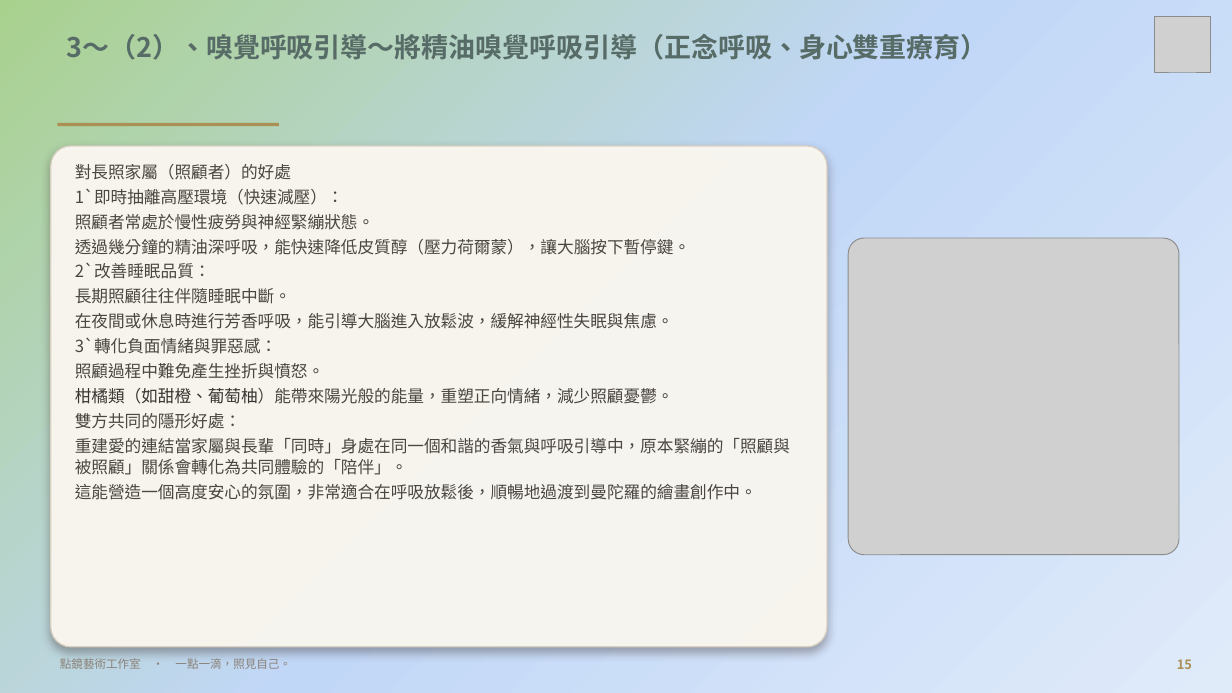
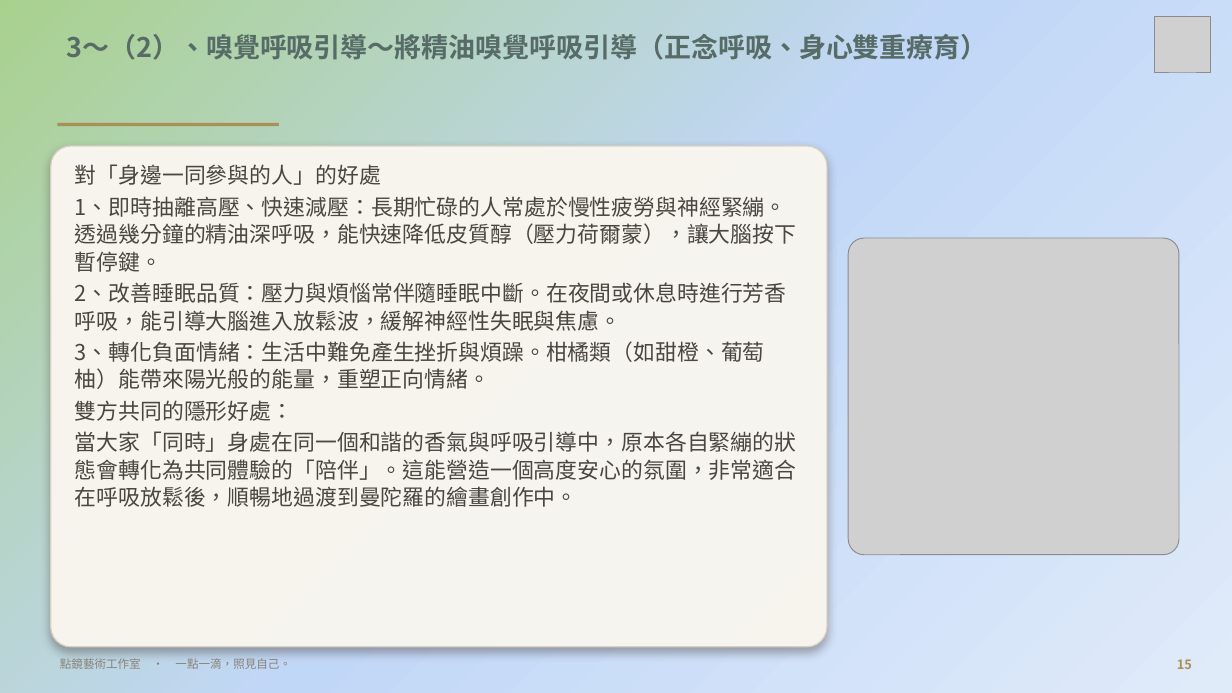
Before and after one commit to serina168/mandala-beginner, a slide deck: slide 15 of 繽紛五感體驗曼陀羅書籤畫_課程大綱.pptx. Drawn at 1232x693 pixels with LibreOffice and Linux fonts; fonts in the diff are those of the drawing; grey boxes stand for pictures; background and template pictures are left out. Boxes give left, top, right and bottom in pixels: in the first picture for what was removed or moved away, otherwise in the second. Text is boxed around its words. In the diff, an @@ line names an element or a change of style, - is before the commit and + after.

```diff
--- a/繽紛五感體驗曼陀羅書籤畫_課程大綱.pptx
+++ b/繽紛五感體驗曼陀羅書籤畫_課程大綱.pptx
@@ text at <box>75,164,797,389</box>: text changed; size 13 to 17 pt @@
-對長照家屬（照顧者）的好處
-1`即時抽離高壓環境（快速減壓）：
-照顧者常處於慢性疲勞與神經緊繃狀態。
-透過幾分鐘的精油深呼吸，能快速降低皮質醇（壓力荷爾蒙），讓大腦按下暫停鍵。
-2`改善睡眠品質：
-長期照顧往往伴隨睡眠中斷。
-在夜間或休息時進行芳香呼吸，能引導大腦進入放鬆波，緩解神經性失眠與焦慮。
-3`轉化負面情緒與罪惡感：
-照顧過程中難免產生挫折與憤怒。
-柑橘類（如甜橙、葡萄柚）能帶來陽光般的能量，重塑正向情緒，減少照顧憂鬱。
+對「身邊一同參與的人」的好處
+1、即時抽離高壓、快速減壓：長期忙碌的人常處於慢性疲勞與神經緊繃。透過幾分鐘的精油深呼吸，能快速降低皮質醇（壓力荷爾蒙），讓大腦按下暫停鍵。
+2、改善睡眠品質：壓力與煩惱常伴隨睡眠中斷。在夜間或休息時進行芳香呼吸，能引導大腦進入放鬆波，緩解神經性失眠與焦慮。
+3、轉化負面情緒：生活中難免產生挫折與煩躁。柑橘類（如甜橙、葡萄柚）能帶來陽光般的能量，重塑正向情緒。
@@ text at <box>75,400,294,421</box>: size 13 to 17 pt in "雙方共同的隱形好處：" @@
@@ text at <box>75,431,797,507</box>: text changed; size 13 to 17 pt @@
-重建愛的連結當家屬與長輩「同時」身處在同一個和諧的香氣與呼吸引導中，原本緊繃的「照顧與被照顧」關係會轉化為共同體驗的「陪伴」。
-這能營造一個高度安心的氛圍，非常適合在呼吸放鬆後，順暢地過渡到曼陀羅的繪畫創作中。
+當大家「同時」身處在同一個和諧的香氣與呼吸引導中，原本各自緊繃的狀態會轉化為共同體驗的「陪伴」。這能營造一個高度安心的氛圍，非常適合在呼吸放鬆後，順暢地過渡到曼陀羅的繪畫創作中。
```
Also in this commit, not shown: 11 other slides changed, 1 other file.
